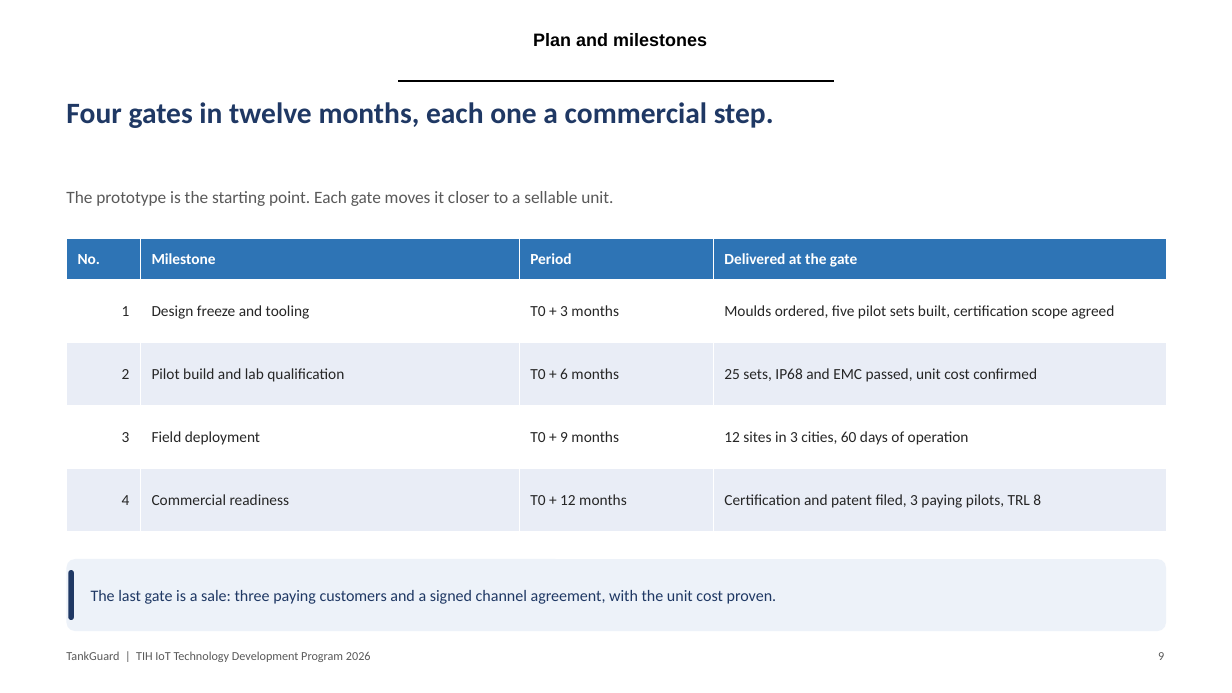
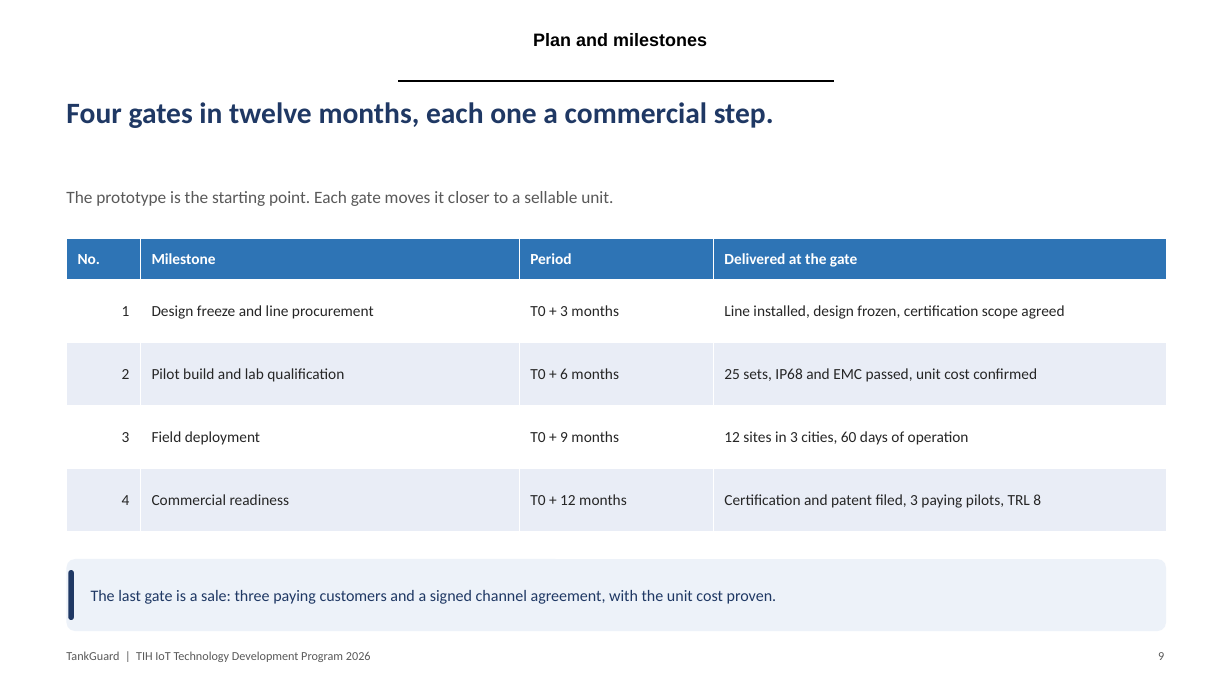
Before and after one commit to adithya-in/tankguard, a slide deck: slide 9 of docs/office/TankGuard_Presentation.pptx. Drawn at 1232x693 pixels with LibreOffice and Linux fonts; fonts in the diff are those of the drawing; background and template pictures are left out. Boxes give left, top, right and bottom in pixels: in the first picture for what was removed or moved away, otherwise in the second. Text is boxed around its words. In the diff, an @@ line names an element or a change of style, - is before the commit and + after.

Commit message:
docs: rebuild the grant around the 47 lakh pilot-line budget
The equipment head is now the pilot line itself: a used 100 T moulder, three moulds, a stencil printer, a two-head PnP, a six-zone reflow and the test bench, itemised across 17 lines.

Heads: equipment 24,27,288, manpower 7,20,000, consumables 3,40,000, travel 1,00,000, misc 17,966, contingency 1,80,263, faculty 2,00,000, GST 7,17,393. Total 47,02,910, 94 percent of the ceiling.

Tranches follow the spend: 25,66,222 at T0, 16,23,623 at month 6, 5,13,065 at month 12. Milestone 1 becomes line procurement, and the proposal gains a 4.2 equipment breakdown; the workbook gains an Equipment sheet.

The C1 controller is an ESP8266, so the appendix and the specification no longer call it an ESP32.

```diff
--- a/docs/office/TankGuard_Presentation.pptx
+++ b/docs/office/TankGuard_Presentation.pptx
@@ table at (x1=67, y1=238, x2=1166, y2=531) @@
-row 2, column 2: Design freeze and tooling
+row 2, column 2: Design freeze and line procurement
-row 2, column 4: Moulds ordered, five pilot sets built, certification scope agreed
+row 2, column 4: Line installed, design frozen, certification scope agreed
```
Also in this commit, not shown: 2 other slides changed, 5 other files.
